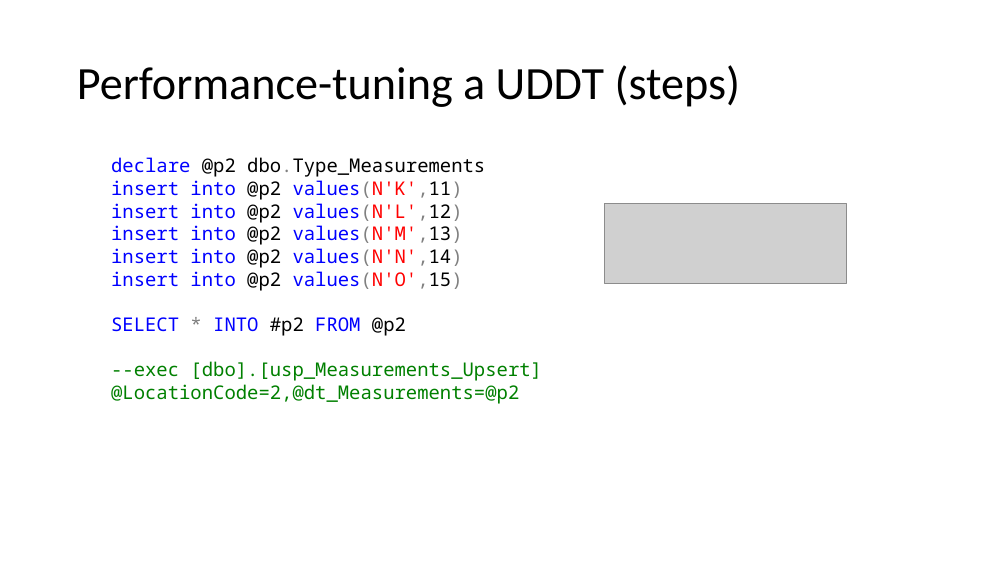
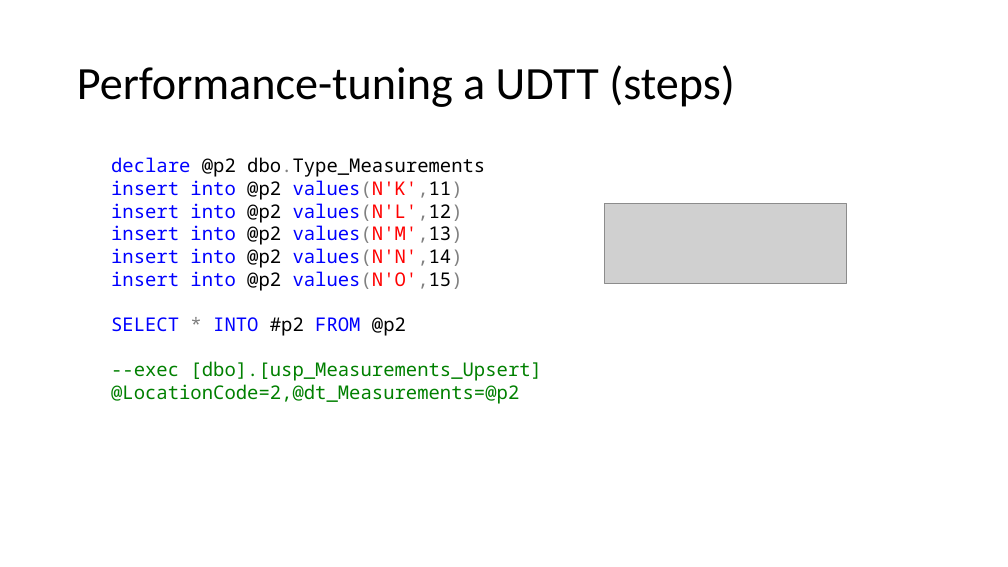
Before and after one commit to jbfoushee/MyPresentations, a slide deck: slide 38 of Datatables_and_Dataframes_to_SQL_Procs/User-defined Table Types.pptx. Drawn at 1008x567 pixels with LibreOffice and Linux fonts; fonts in the diff are those of the drawing; grey boxes stand for pictures. Boxes give left, top, right and bottom in pixels: in the first picture for what was removed or moved away, otherwise in the second. Text is boxed around its words. In the diff, an @@ line names an element or a change of style, - is before the commit and + after.

Commit message:
renamed references of uddt to udtt

```diff
--- a/Datatables_and_Dataframes_to_SQL_Procs/User-defined Table Types.pptx
+++ b/Datatables_and_Dataframes_to_SQL_Procs/User-defined Table Types.pptx
@@ title at (77,65,735,107): text changed @@
-Performance-tuning a UDDT (steps)
+Performance-tuning a UDTT (steps)
```
Also in this commit, not shown: 11 other slides changed.
